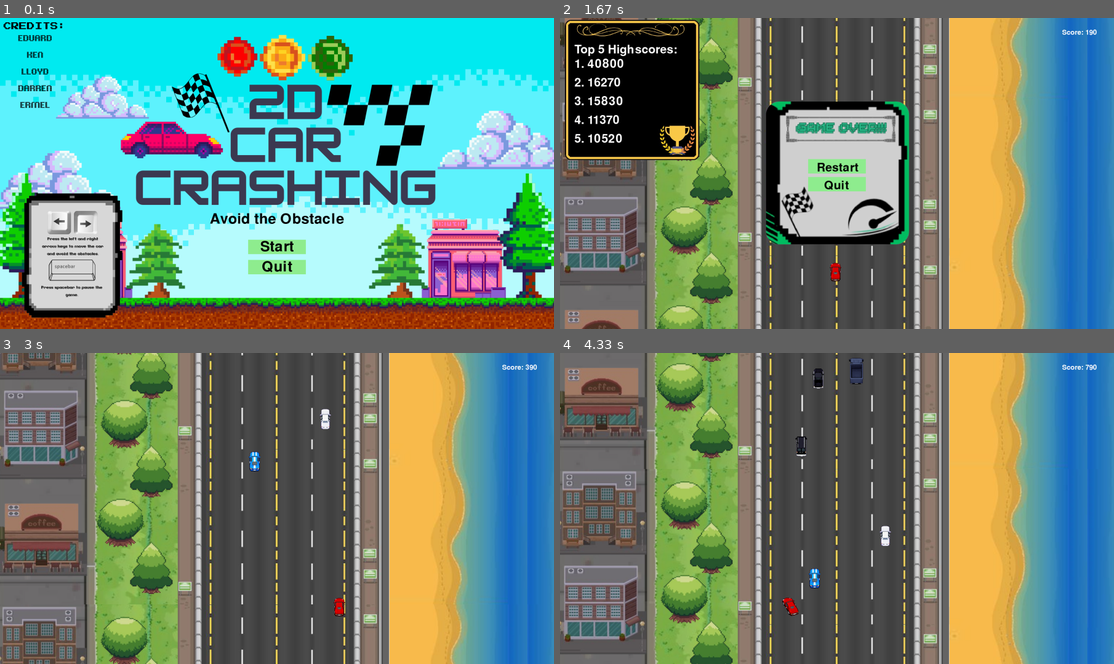
Above: before the commit, frames 1-4 (two rows, left to right).
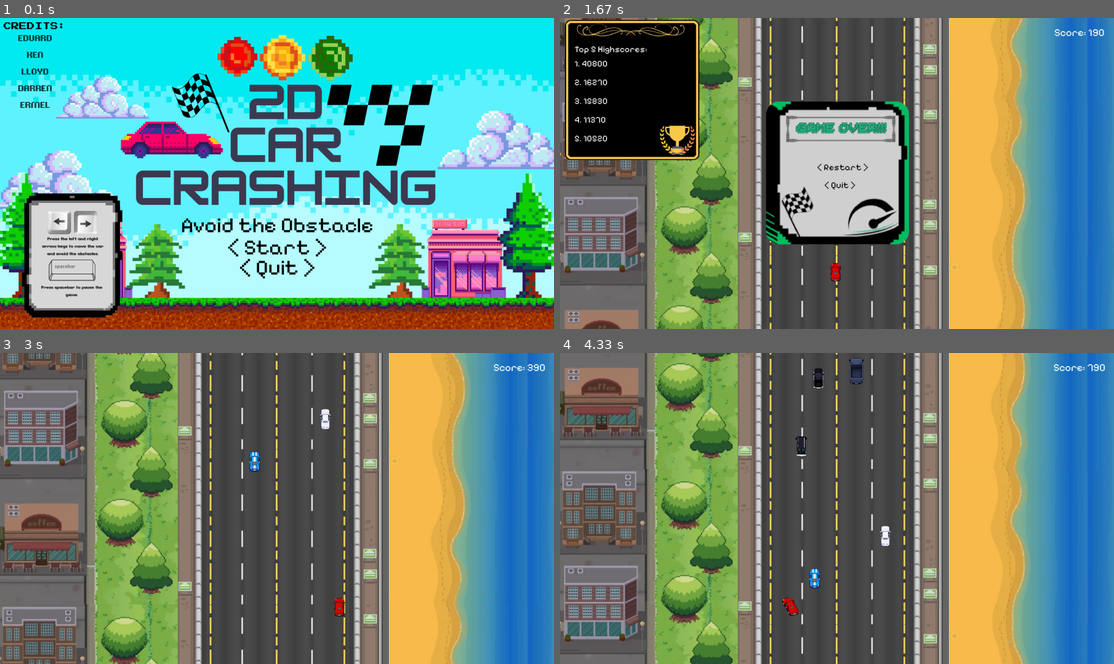
Above: after the commit, the same moments.

Repository: DarrenGuev/GameDevCars
Game: pygame game, started from main.py
Two runs of this game, one before a commit and one after it. Both use one fixed random seed, a clock stepped at 60 frames per second and the inputs below.
Inputs (mouse positions are in pixels of both pictures, inside the frame that each line leads up to):
- Up to frame 1 (0.1 s): no input
- Up to frame 2 (1.67 s): click (837, 248) at 0.38 s, where only the run after the commit has a clickable "< Start >"; tap Space at 0.67 s; click (842, 195) at 1.05 s; tap Esc at 1.33 s
- Up to frame 3 (3 s): click (277, 502) at 1.72 s, where only the run after the commit has a clickable "< Restart >"; hold Right 2-2.47 s; hold Right 2.5-2.97 s
- Up to frame 4 (4.33 s): hold Left 3-3.53 s; hold Left 3.57-3.97 s; hold Left from 4 s (still down)

The runs differ from the first frame. In frame 1, 2.1% of the frame differs, in the area x 32-68%, y 62-84%; in frame 2, 2.1%, in the area x 2-99%, y 3-56%; in frame 3, 0.1%; in frame 4, 0.1%.

Commit message:
music nalng

Diff:
--- a/main.py
+++ b/main.py
@@ -45,7 +45,7 @@
 
 def display_menu(win, width, height):
     """Display a start menu with Start and Quit buttons"""
-    font = pygame.font.Font(None, 74)
+    font = pygame.font.Font('PixelifySans-VariableFont_wght.ttf', 74)
     title_text = font.render("Avoid the Obstacle", True, (0, 0, 0))
     start_button = pygame.Rect(width // 2 - 100, height // 2 + 230, 200, 50)
     background = pygame.image.load('background.png')
@@ -64,12 +64,12 @@
         win.blit(instructions, corner_image_rect)
 
         # Draw buttons
-        pygame.draw.rect(win, (144, 238, 144), start_button)  # Green button for Start
-        pygame.draw.rect(win, (144, 238, 144), quit_button)  # Red button for Quit
+        # pygame.draw.rect(win, (144, 238, 144), start_button)  # Green button for Start
+        # pygame.draw.rect(win, (144, 238, 144), quit_button)  # Red button for Quit
 
         # Button text
-        start_text = font.render("Start", True, (0, 0, 0))
-        quit_text = font.render("Quit", True, (0, 0, 0))
+        start_text = font.render("< Start >", True, (0, 0, 0))
+        quit_text = font.render("< Quit >", True, (0, 0, 0))
         win.blit(start_text, (start_button.x + start_button.width // 2 - start_text.get_width() // 2,
                               start_button.y + start_button.height // 2 - start_text.get_height() // 2))
         win.blit(quit_text, (quit_button.x + quit_button.width // 2 - quit_text.get_width() // 2,
@@ -93,6 +93,7 @@
 def game_over_menu(win, width, height, current_score):
     # Capture the current game screen (screenshot)
     game_screenshot = win.copy()  # Copy the current display surface
+    font = pygame.font.Font('PixelifySans-VariableFont_wght.ttf', 30)
 
     # Load the image you want to display at the center
     center_image = pygame.image.load('GameOver.png')
@@ -116,13 +117,12 @@
         quit_button = pygame.Rect(width // 2 - 100, height // 2 + 12, 200, 50)
 
         # Draw buttons with transparent color over the background
-        pygame.draw.rect(win, (144, 238, 144), restart_button)  # Red button for restart
-        pygame.draw.rect(win, (144, 238, 144), quit_button)     # Blue button for quit
+        # pygame.draw.rect(win, (144, 238, 144), restart_button)  # Red button for restart
+        # pygame.draw.rect(win, (144, 238, 144), quit_button)     # Blue button for quit
 
         # Add text to the buttons
-        font = pygame.font.SysFont(None, 60)
-        restart_text = font.render("Restart", True, (0, 0, 0))
-        quit_text = font.render("Quit", True, (0, 0, 0))
+        restart_text = font.render("< Restart >", True, (0, 0, 0))
+        quit_text = font.render("< Quit >", True, (0, 0, 0))
 
         # Draw text on buttons
         win.blit(restart_text, (restart_button.x + 30, restart_button.y + 10))
@@ -151,8 +151,8 @@
     center_image = pygame.image.load('pause.png')
     center_image_rect = center_image.get_rect(center=(width // 2, height // 2))
     pygame.mixer.music.pause()  # Pause the music
-    font = pygame.font.Font(None, 74)
-    pause_text = font.render("[PRESS SPACEBAR TO RESUME THE GAME]", True, (255, 255, 255))
+    font = pygame.font.Font('PixelifySans-VariableFont_wght.ttf', 40)
+    pause_text = font.render("[PRESS SPACEBAR TO RESUME THE GAME]", True, (173, 216, 230))
     resume_button = pygame.Rect(width // 2 - 100, height // 2 + 40, 200, 50)
     quit_button = pygame.Rect(width // 2 - 100, height // 2 + 100, 200, 50)
 
@@ -163,12 +163,12 @@
 
 
         # Draw buttons
-        pygame.draw.rect(win, (144, 238, 144), resume_button)  # Green Resume button
-        pygame.draw.rect(win, (144, 238, 144), quit_button)  # Red Quit button
+        # pygame.draw.rect(win, (144, 238, 144), resume_button)  # Green Resume button
+        # pygame.draw.rect(win, (144, 238, 144), quit_button)  # Red Quit button
 
         # Button text
-        resume_text = font.render("Resume", True, (0, 0, 0))
-        quit_text = font.render("Quit", True, (0, 0, 0))
+        resume_text = font.render("< Resume >", True, (255, 255, 255))
+        quit_text = font.render("< Quit >", True, (255, 255, 255))
         win.blit(resume_text, (resume_button.x + resume_button.width // 2 - resume_text.get_width() // 2,
                                resume_button.y + resume_button.height // 2 - resume_text.get_height() // 2))
         win.blit(quit_text, (quit_button.x + quit_button.width // 2 - quit_text.get_width() // 2,
--- a/screen.py
+++ b/screen.py
@@ -15,7 +15,7 @@
         self.bg_x = (self.width - self.bg_width) // 2  # Adjusted for centering
         self.scroll_speed = 15
         self.score = 0
-        self.font = pygame.font.Font(None, 36)
+        self.font = pygame.font.Font('PixelifySans-VariableFont_wght.ttf', 36)
         self.bg_segments = self.init_background_segments()
 
     def init_background_segments(self):
Binary file added: PixelifySans-VariableFont_wght.ttf
